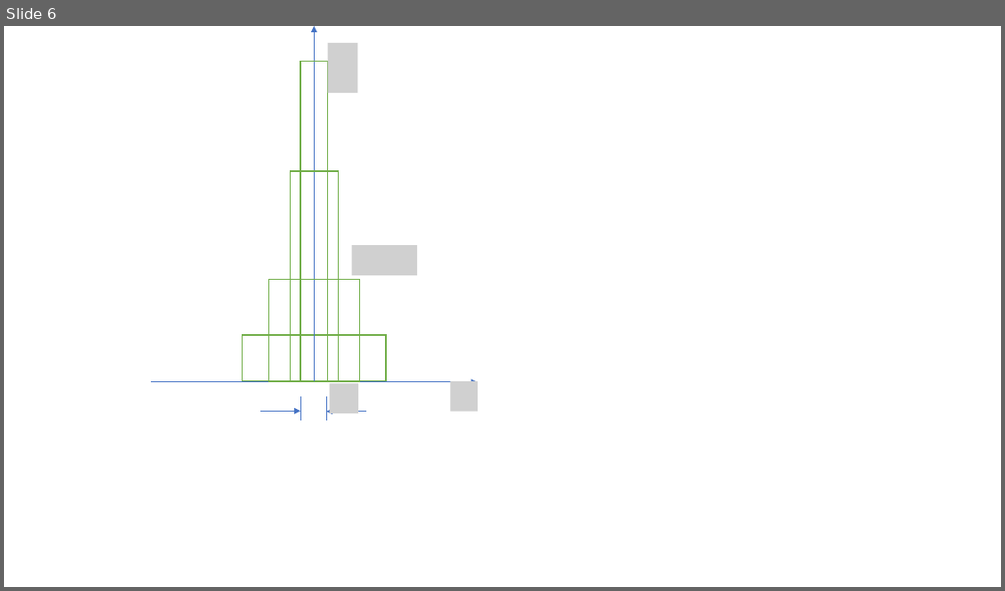
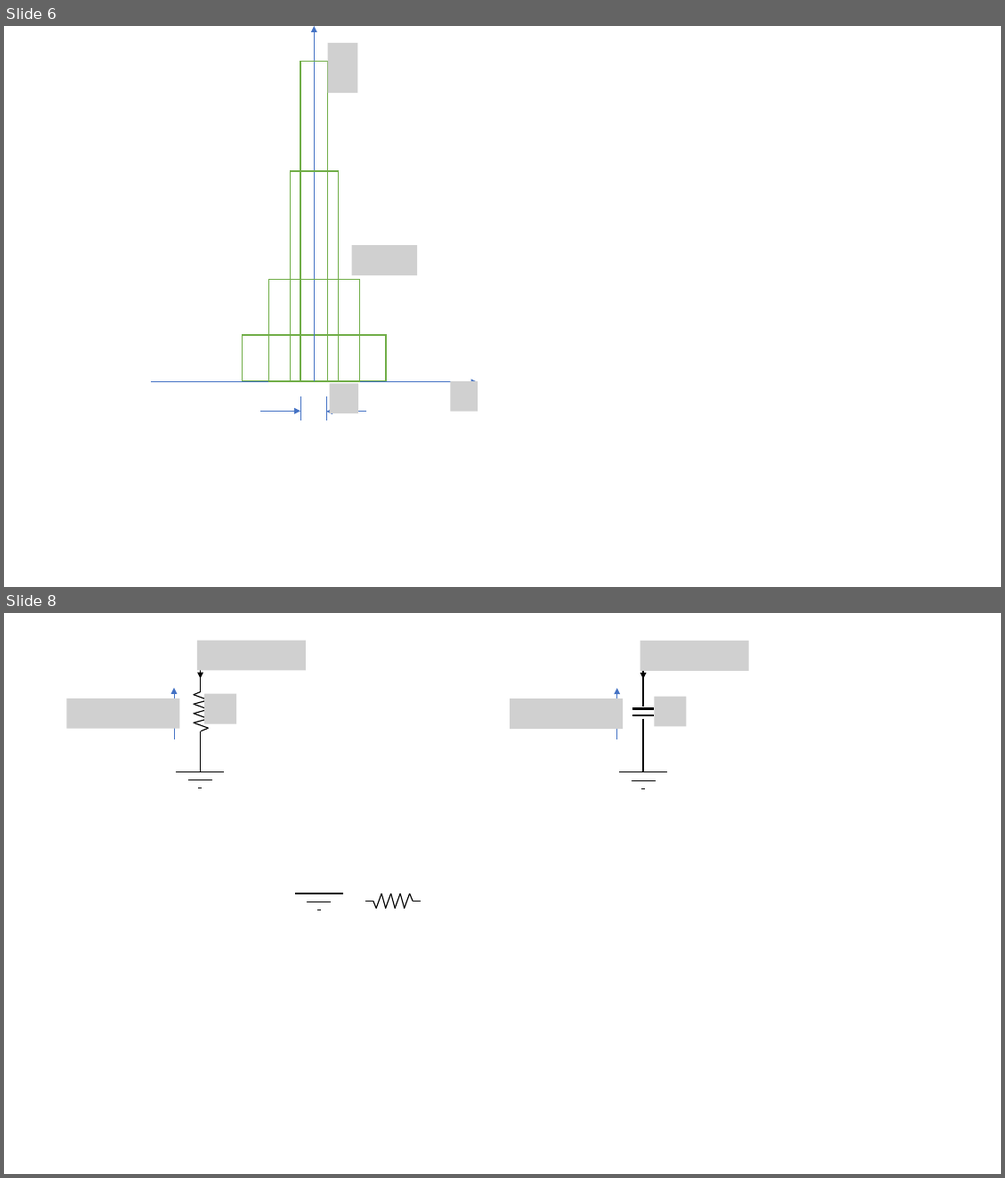
Before and after one commit to cpjobling/eg-150-textbook, a slide deck: signals_and_systems/signals/pictures/pictures.pptx. Shown one above the other, each under a label of ours: slide 6 before the commit, slides 6 and 8 after it; the slides between them are not shown. The pictures are 1005x591 and 1005x1178 pixels, drawn with LibreOffice and Linux fonts; fonts in the diff are those of the drawing; grey boxes stand for pictures. Boxes give left, top, right and bottom in pixels: in the first picture for what was removed or moved away, otherwise in the second. Text is boxed around its words. In the diff, an @@ line names an element or a change of style, - is before the commit and + after.

```diff
--- a/signals_and_systems/signals/pictures/pictures.pptx
+++ b/signals_and_systems/signals/pictures/pictures.pptx
@@ slide 8 added at [4, 613, 1001, 1174], background #FFFFFF @@
@@ group added at [67, 640, 306, 788]: 16 lines, 3 pictures, 2 arrows @@
@@ group added at [510, 641, 749, 788]: 7 lines, 3 pictures, 2 arrows @@
@@ line added from (295, 893) to (343, 893), #000000 1 pt @@
@@ line added from (307, 901) to (331, 901), #000000 1 pt @@
@@ group added at [365, 893, 421, 908]: 11 lines @@
@@ line added from (317, 910) to (321, 910), #000000 1 pt @@
```
Also in this commit, not shown: 2 other slides added, 7 other files.
